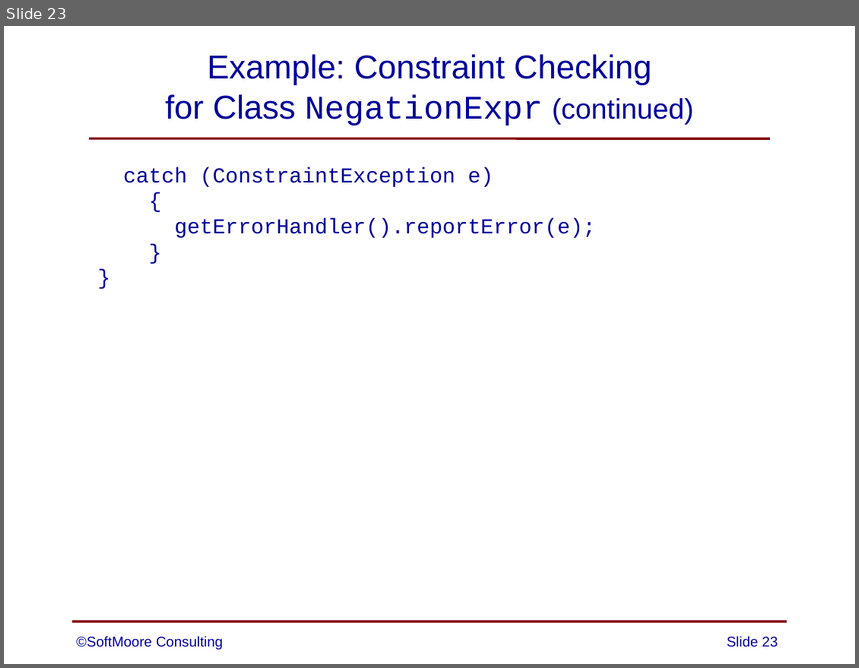
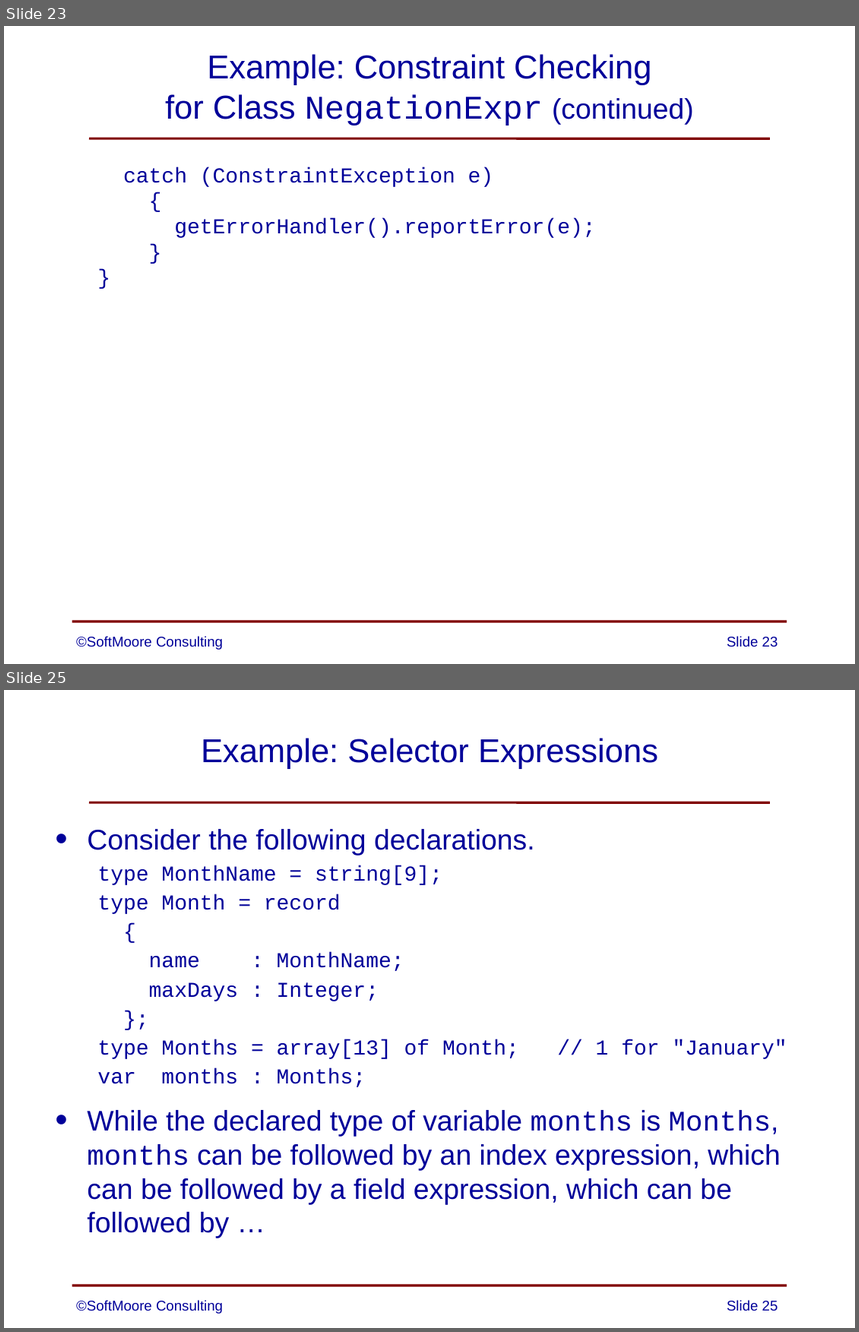
Before and after one commit to SoftMoore/CPRL-Java-3rd, a slide deck: PowerPoints/09 - Constraint Analysis.pptx. Shown one above the other, each under a label of ours: slide 23 before the commit, slides 23 and 25 after it; the slides between them are not shown. The pictures are 859x668 and 859x1332 pixels, drawn with LibreOffice and Linux fonts; fonts in the diff are those of the drawing. Boxes give left, top, right and bottom in pixels: in the first picture for what was removed or moved away, otherwise in the second. Text is boxed around its words. In the diff, an @@ line names an element or a change of style, - is before the commit and + after.

```diff
--- a/PowerPoints/09 - Constraint Analysis.pptx
+++ b/PowerPoints/09 - Constraint Analysis.pptx
@@ slide 25 added at bbox=[4, 690, 855, 1328], background #FFFFFF; not listed: 2 template elements that a slide beside it also shows @@
@@ title added at bbox=[201, 738, 658, 769], 28 pt, text #000099 @@
+Example: Selector Expressions
@@ text added at bbox=[87, 829, 788, 1239], 24 pt, text #000099 @@
+• Consider the following declarations.
+  type MonthName = string[9];
+  type Month = record
+  {
+  name : MonthName;
+  maxDays : Integer;
+  };
+  type Months = array[13] of Month; // 1 for "January"
+  var months : Months;
+• While the declared type of variable months is Months, months can be followed by an index expression, which can be followed by a field expression, which can be followed by …
@@ text added at bbox=[76, 1300, 223, 1314], 12 pt, text #000099 @@
+©SoftMoore Consulting
@@ page number added at bbox=[727, 1300, 778, 1312], 12 pt, text #000099 @@
+Slide 25
```
Also in this commit, not shown: 3 slides changed, 1 other slide added, 1 other file.
